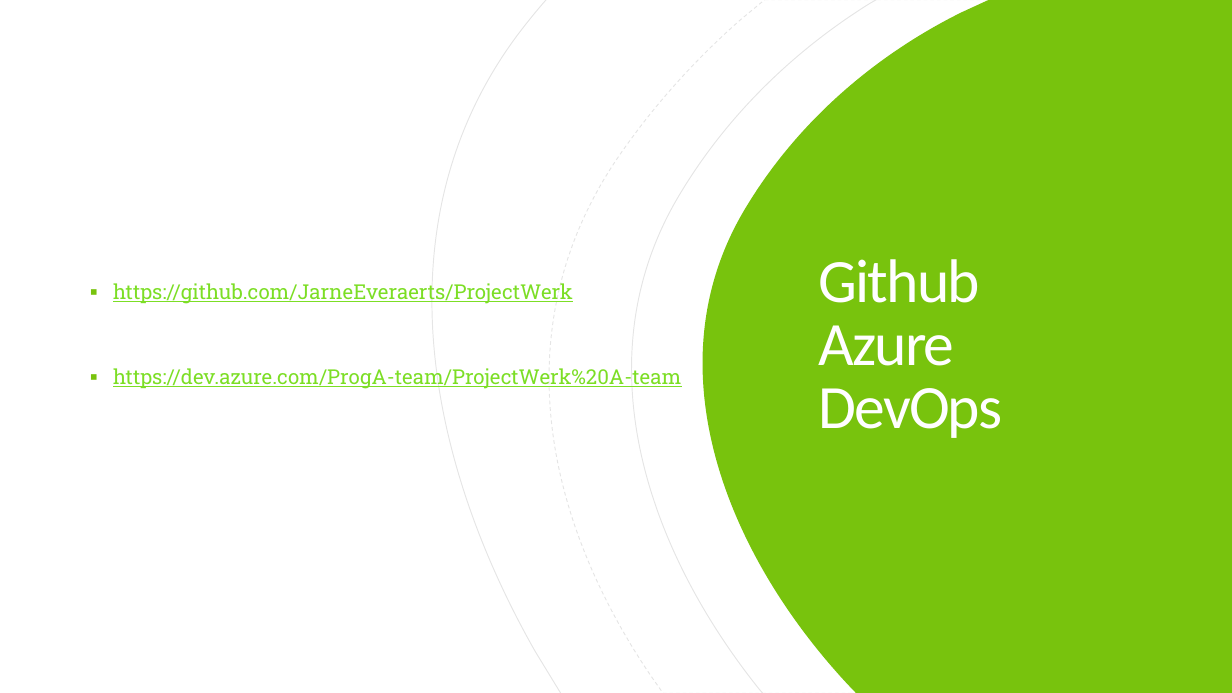
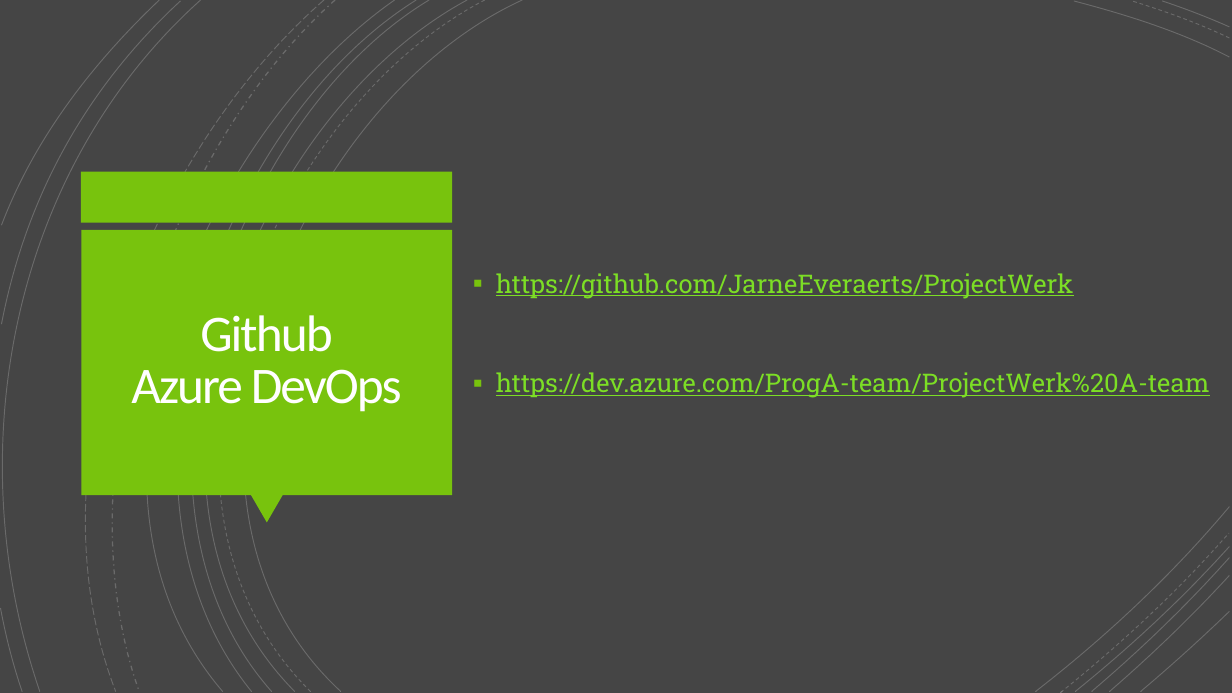
Before and after one commit to JarneEveraerts/ProjectWerk, a slide deck: slide 3 of Documentatie/Groepsproject AllPhi.pptx. Drawn at 1232x693 pixels with LibreOffice and Linux fonts; fonts in the diff are those of the drawing. Boxes give left, top, right and bottom in pixels: in the first picture for what was removed or moved away, otherwise in the second. Text is boxed around its words. In the diff, an @@ line names an element or a change of style, - is before the commit and + after.

```diff
--- a/Documentatie/Groepsproject AllPhi.pptx
+++ b/Documentatie/Groepsproject AllPhi.pptx
@@ background #FFFFFF to #454545 @@
@@ rectangle at bbox=[0, 0, 1232, 691]: fill #FFFFFF to #454545 @@
@@ outline #000000 0.75 pt to #FFFFFF 0.75 pt in 13 elements at bbox=[132, 0, 522, 691], bbox=[1074, 1, 1229, 57], bbox=[102, 0, 468, 691], bbox=[1163, 1, 1230, 27], bbox=[102, 0, 430, 691], bbox=[90, 0, 416, 691], bbox=[1110, 576, 1230, 692], bbox=[49, 0, 395, 691], bbox=[1141, 612, 1229, 692], bbox=[0, 0, 201, 691], bbox=[2, 1, 181, 324], bbox=[1, 608, 22, 691], bbox=[2, 0, 160, 226] @@
@@ group added at bbox=[0, 0, 1230, 693]: 21 freeform shapes @@
@@ outline #000000 0.75 pt dashed to #FFFFFF 0.75 pt dashed in 4 elements at bbox=[114, 0, 485, 691], bbox=[1132, 1, 1229, 38], bbox=[1061, 533, 1229, 693], bbox=[27, 0, 324, 691] @@
@@ freeform shape at bbox=[60, 0, 335, 691]: outline #000000 1 pt dashed to #FFFFFF 1 pt dashed @@
@@ freeform shape removed at bbox=[432, 0, 1231, 693] @@
@@ freeform shape removed at bbox=[549, 0, 1232, 693] @@
@@ freeform shape removed at bbox=[631, 0, 1231, 693] @@
@@ freeform shape removed at bbox=[702, 0, 1232, 693] @@
@@ text "https://github.com/JarneEveraerts/ProjectWerk": place and size @@
-text "https://github.com/JarneEveraerts/ProjectWerk" at bbox=[113, 283, 681, 389]
+text "https://github.com/JarneEveraerts/ProjectWerk" at bbox=[496, 273, 1210, 398]
@@ text "https://github.com/JarneEveraerts/ProjectWerk" at bbox=[496, 273, 1210, 398]: size 16 to 20 pt @@
@@ rectangle added at bbox=[81, 172, 453, 223], fill #78C30D @@
@@ rectangle added at bbox=[81, 230, 452, 495], fill #78C30D @@
@@ title "Github Azure DevOps": place and size @@
-title "Github Azure DevOps" at bbox=[819, 259, 1002, 438]
+title "Github Azure DevOps" at bbox=[131, 315, 402, 412]
@@ title "Github Azure DevOps" at bbox=[131, 315, 402, 412]: size 48 to 40 pt; alignment left to centre @@
@@ triangle added at bbox=[250, 495, 283, 523], fill #78C30D @@
@@ freeform shape added at bbox=[1036, 506, 1230, 691], outline #FFFFFF 0.75 pt @@
@@ freeform shape added at bbox=[1076, 546, 1230, 691], outline #FFFFFF 0.75 pt @@
@@ freeform shape added at bbox=[1092, 557, 1229, 691], outline #FFFFFF 0.75 pt @@
```
Also in this commit, not shown: 3 other slides changed, 1 slide added, 7 slides removed.
